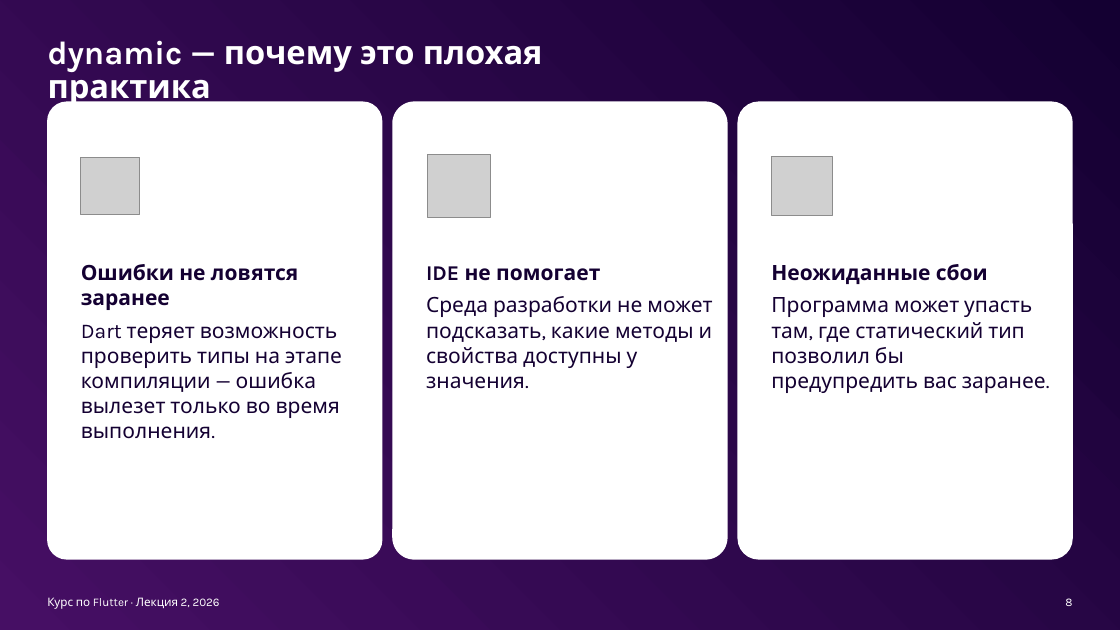
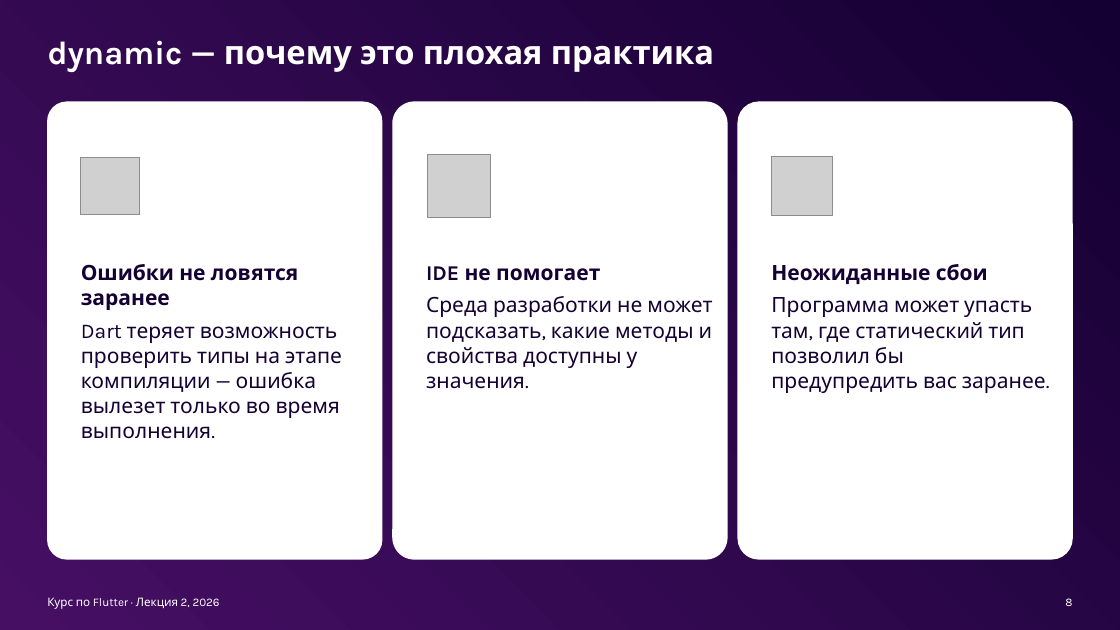
Before and after one commit to xander9112/university_flutter_course, a slide deck: slide 8 of Лекция 2 - Dart - Синтаксис и основы/Лекция 2 - Dart - Синтаксис и основы.pptx. Drawn at 1120x630 pixels with LibreOffice and Linux fonts; fonts in the diff are those of the drawing; grey boxes stand for pictures; background and template pictures are left out. Boxes give left, top, right and bottom in pixels: in the first picture for what was removed or moved away, otherwise in the second. Text is boxed around its words. In the diff, an @@ line names an element or a change of style, - is before the commit and + after.

```diff
--- a/Лекция 2 - Dart - Синтаксис и основы/Лекция 2 - Dart - Синтаксис и основы.pptx
+++ b/Лекция 2 - Dart - Синтаксис и основы/Лекция 2 - Dart - Синтаксис и основы.pptx
@@ title "dynamic — почему это плохая ..." rewrapped from (48,40,543,108) to (48,40,714,72) @@
```
Also in this commit, not shown: 9 other slides changed.
